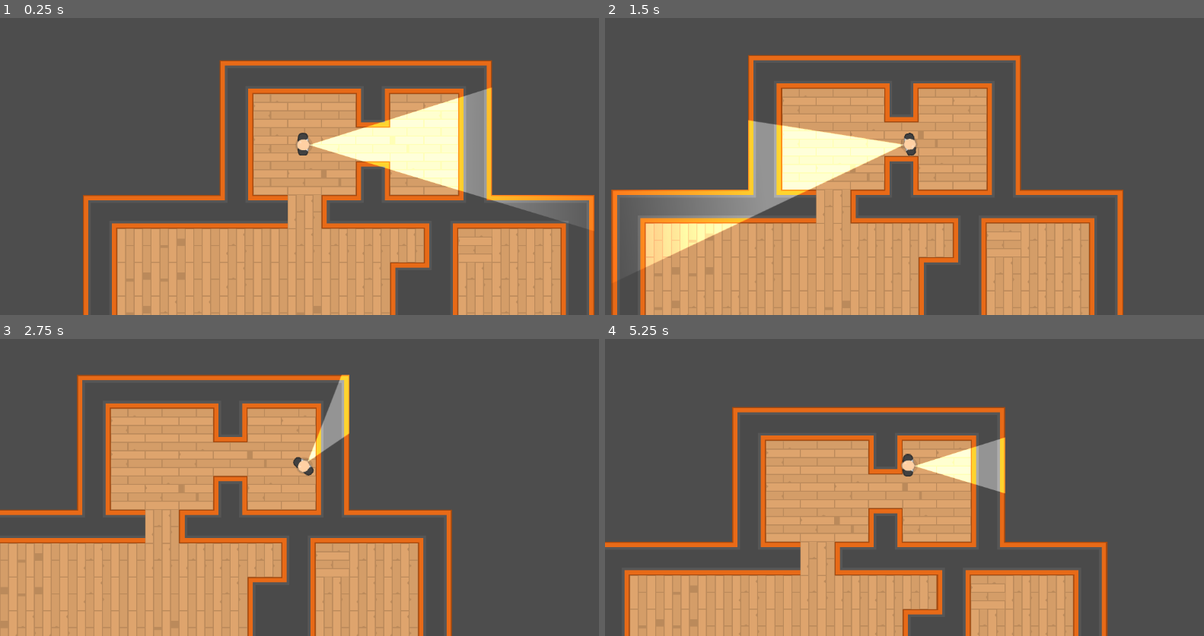
Above: before the commit, frames 1-4 (two rows, left to right).
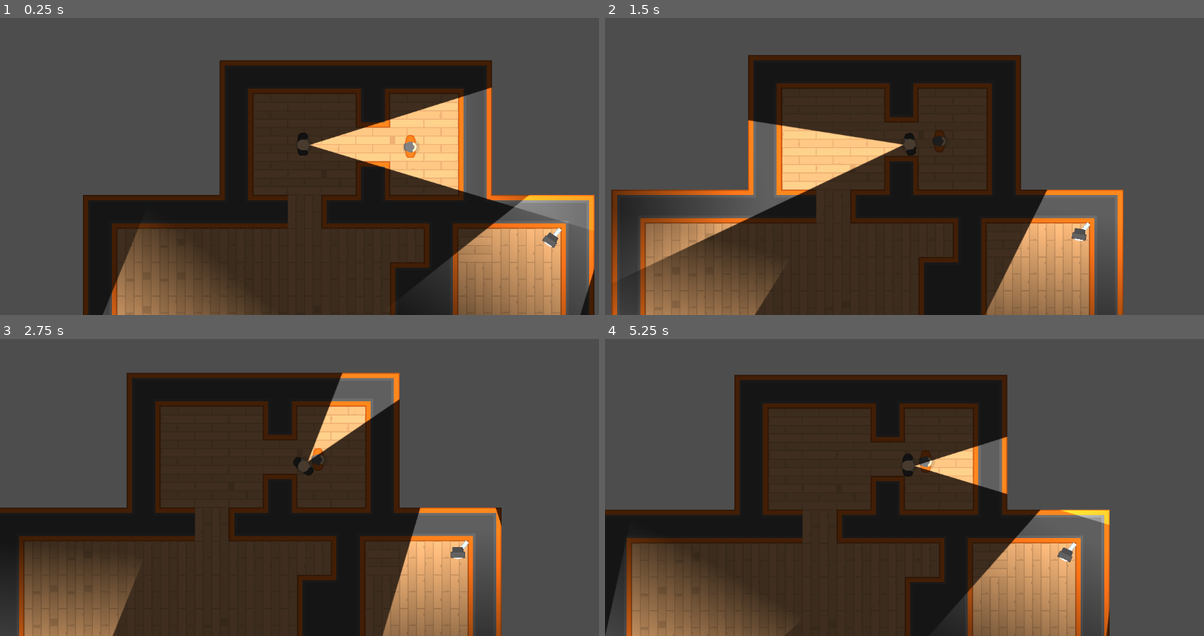
Above: after the commit, the same moments.

Repository: kui-v/HeistMeisters
Game: Godot game, scene res://levels/template_level.tscn
Same seed, same stepped clock (60 frames per second), same inputs: the game is played once before the commit and once after it. The project has no main scene, so this scene is started directly.
Inputs (mouse positions are in pixels of both pictures, inside the frame that each line leads up to):
- Up to frame 1 (0.25 s): no input
- Up to frame 2 (1.5 s): move the mouse to (1042, 127) at 0.52 s; hold D (move_right) 0.53-1.28 s; move the mouse to (784, 160) at 1.27 s; hold S (move_down) from 1.28 s (still down)
- Up to frame 3 (2.75 s): move the mouse to (365, 389) at 2.02 s; release S (move_down) at 2.03 s; hold D (move_right) from 2.03 s (still down)
- Up to frame 4 (5.25 s): move the mouse to (880, 535) at 2.77 s; release D (move_right) at 2.78 s; hold W (move_up) 2.78-3.53 s; move the mouse to (1090, 517) at 3.52 s; hold A (move_left) 3.53-5.03 s; move the mouse to (724, 413) at 4.27 s; move the mouse to (940, 466) at 5.02 s; hold S (move_down) from 5.03 s (still down)

The runs differ from the first frame. In frame 1, 51% of the frame differs, in the area x 13-100%, y 14-100%; in frame 2, 52%; in frame 3, 56%, in the area x 0-84%, y 11-100%; in frame 4, 53%.

Commit message:
added test level

Diff:
--- a/levels/template_level.tscn
+++ b/levels/template_level.tscn
@@ -1,9 +1,14 @@
-[gd_scene load_steps=3 format=3 uid="uid://cqaerv7e6dpn0"]
+[gd_scene load_steps=5 format=3 uid="uid://cqaerv7e6dpn0"]
 
 [ext_resource type="PackedScene" uid="uid://bpcmo5f3dm43a" path="res://tiles/tile_map.tscn" id="1_3n2oc"]
 [ext_resource type="PackedScene" uid="uid://rdp7xju3343" path="res://characters/player.tscn" id="2_w1dca"]
+[ext_resource type="PackedScene" uid="uid://r7ssx37dnral" path="res://characters/template_character.tscn" id="3_qv64b"]
+[ext_resource type="PackedScene" uid="uid://dgt7tdyor61nv" path="res://characters/npc/camera.tscn" id="4_slugx"]
 
 [node name="TemplateLevel" type="Node2D"]
+
+[node name="CanvasModulate" type="CanvasModulate" parent="."]
+color = Color(0.282353, 0.282353, 0.282353, 1)
 
 [node name="TileMap" parent="." instance=ExtResource("1_3n2oc")]
 layer_0/tile_data = PackedInt32Array(-1, 1179648, 3, -65536, 917504, 3, -65535, 1048576, 3, 1, 1179648, 3, 0, 327680, 5 …(2512 unchanged characters)…
@@ -11,3 +16,18 @@
 [node name="Player" parent="." instance=ExtResource("2_w1dca")]
 position = Vector2(-98, -32)
 scale = Vector2(1.00943, 1)
+
+[node name="TemplateCharacter" parent="." instance=ExtResource("3_qv64b")]
+position = Vector2(106, -28)
+
+[node name="Cameras" type="Node" parent="."]
+
+[node name="Camera" parent="Cameras" instance=ExtResource("4_slugx")]
+position = Vector2(-452, 447)
+rotation = -0.785398
+scale = Vector2(1, 1)
+
+[node name="Camera2" parent="Cameras" instance=ExtResource("4_slugx")]
+position = Vector2(386, 130)
+rotation = 2.25946
+scale = Vector2(1, 1)
